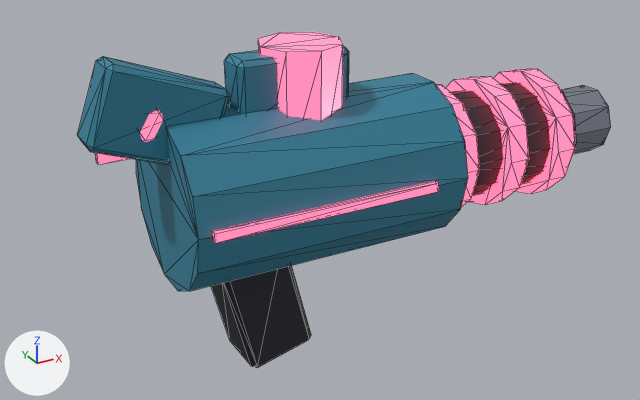
Two versions of the FBX model roblox/games/gun-forge/art/blender/guns/blaster_r5.fbx, one commit apart.
Both versions are drawn from a 50 mm lens placed at (-2.43, -5.62, 3.48), pointed at (0.72, 0.09, 0.62). Arrows for +X, +Y and +Z are at lower left; the lights stay in place. The picture after the commit comes second. Mesh edges are drawn as thin lines.

Names of what the first picture shows: 'Blaster_R5'.
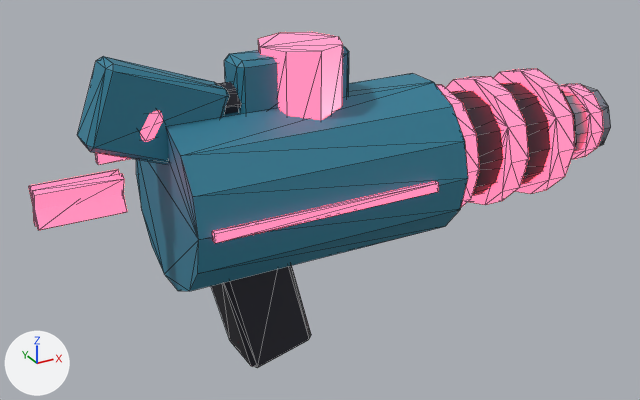
Location of each change, [x1, y1, x2, y2] in pixels of the pictures (640 x 400 px):
'Blaster_R5', reshaped (9% wider): before [77, 32, 611, 368]; after [29, 32, 611, 368]
part 1 of me_cylinder, added (red): after [559, 84, 603, 159]
part 2 of me_cylinder, added: after [215, 82, 242, 114]
part 3 of me_cylinder, added (red): after [29, 170, 127, 230]

The change, as a list of edits to the scene's bpy script:
```text
Change me_cylinder:
    used by ob_blaster_r5; location = (0.0, 0.0, 0.0)
    remove me_cylinder.from_pydata(...)  # 268 vertices, 480 faces; spans x -1.14..3.45, y -0.68..0.68, z -0.56..1.99
    add me_cylinder.from_pydata(...)  # 348 vertices, 616 faces; spans x -1.5..3.45, y -0.68..0.68, z -0.56..1.99
    me_cylinder part 1: a new loose piece, a 12-sided cylinder along x spanning x 3.18..3.32, y -0.34..0.34, z 0.56..1.24, in mat_gunaccent (red #ff4f6a, glowing red #ff4f6a)
    me_cylinder part 2: a new loose piece, an 8-sided cylinder along x spanning x -0.25..0.65, y -0.13..0.13, z 1.47..1.73, in mat_gundark (black #1f1f2b)
    me_cylinder part 3
    8 vertices are added at x -1.5, y -0.09..0.09, z 0.92..1.21
    8 new vertices lie (0.6, 0.0, 0.0) away from vertices in x -1.5, y -0.09..0.09, z 0.92..1.21
    24 new faces join them, mat_gunaccent (red #ff4f6a, glowing red #ff4f6a)
    other edits to the shape of me_cylinder do not show in these pictures
```
